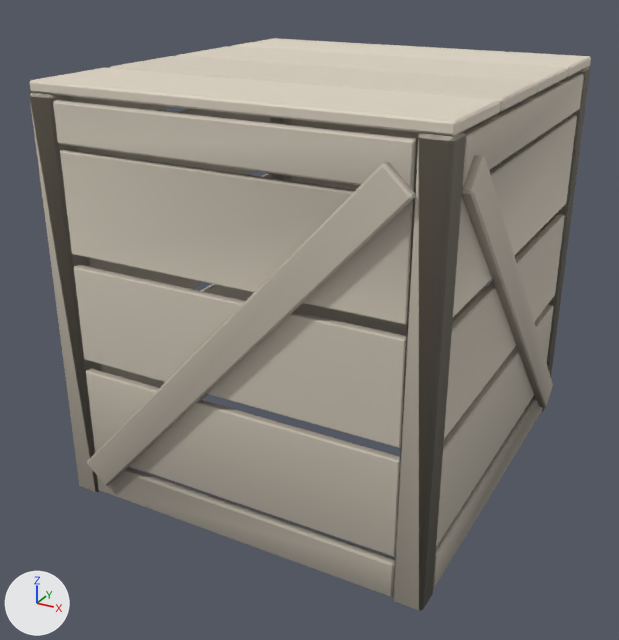
The glTF model godot/art/world/props/crate.glb: old version first, new version second.
Before and after are seen from a 50 mm lens placed at (0.835, -1.635, 1.136), pointed at (-0.026, -0.07, 0.354). Lighting does not change. The marker at lower left points along +X, +Y and +Z. The first picture is the older version. Vertices at exactly the same position are counted once.

Objects in the first picture: 'crate', 'crate_LOD1'.
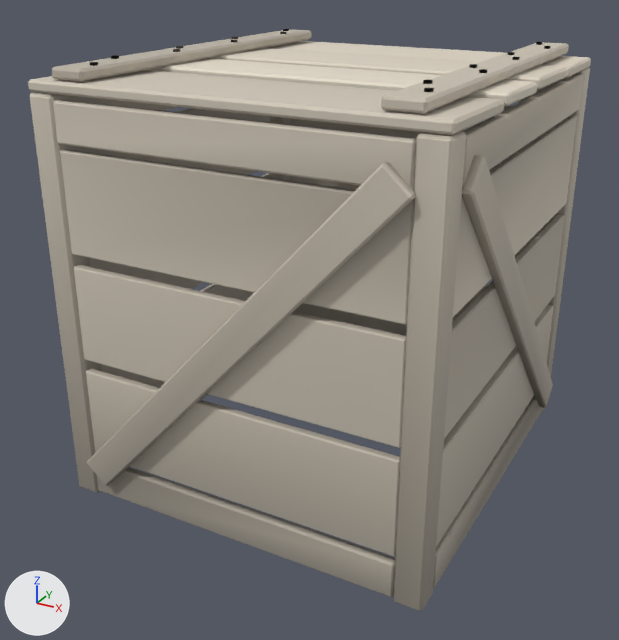
Where the change shows, as pixel boxes [x1, y1, x2, y2] in the pictures (619 x 640 px; the box of a moved part takes in the faces that stretch with it):
'crate', reshaped
    before: [30, 38, 591, 611]
    after: [28, 29, 591, 610]
part 1 of me_crate, added
    after: [52, 29, 311, 82]
part 2 of me_crate, added
    after: [381, 42, 569, 114]
part 3 of me_crate, moved or reshaped
    before: [30, 38, 591, 136]
    after: [28, 41, 591, 135]
part 4 of me_crate, recoloured
    both: [30, 48, 591, 610]
part 5 of me_crate_lod1, rebuilt
    before: [183, 56, 565, 92]
    after: [539, 70, 566, 89]
part 6 of me_crate_lod1, rebuilt
    before: [110, 67, 536, 111]
    after: [507, 83, 536, 105]
part 7 of me_crate_lod1, rebuilt
    before: [230, 46, 590, 71]
    after: [568, 58, 588, 77]
part 8 of me_crate_lod1, rebuilt
    before: [31, 81, 499, 135]
    after: [28, 81, 503, 135]
part 9 of me_crate_lod1, added
    after: [52, 68, 83, 81]
part 10 of me_crate_lod1, added
    after: [381, 97, 428, 113]
part 11 of me_crate_lod1, moved or reshaped
    before: [53, 86, 564, 606]
    after: [30, 67, 589, 611]

What the commit changed:
me_crate is used by ob_crate; location (0.0, 0.0, 0.0).
me_crate had 768 vertices, 1408 faces and spanned x -0.438..0.438, y -0.468..0.468, z 0.0..0.902.
me_crate now has 944 vertices, 1688 faces and spans x -0.438..0.438, y -0.468..0.468, z 0.0..0.933.
me_crate part 1: a new loose piece of 24 vertices spanning x -0.37..-0.295, y -0.435..0.435, z 0.906..0.928, in mat_props.
me_crate part 2: a new loose piece of 24 vertices spanning x 0.295..0.37, y -0.435..0.435, z 0.906..0.928, in mat_props.
me_crate part 3: 94 vertices moved from x -0.42..0.42, y -0.444..0.444, z 0.88..0.902 to x -0.42..0.42, y -0.448..0.448, z 0.877..0.906.
me_crate part 4: 669 kept faces spanning x -0.42..0.42, y -0.468..0.45, z 0.006..0.906 get new vertex colours.
Other edits to the shape of me_crate do not show in these pictures.
me_crate_lod1 is used by ob_crate_lod1; location (0.0, 0.0, 0.0).
me_crate_lod1 had 380 vertices, 632 faces and spanned x -0.436..0.436, y -0.468..0.468, z 0.0..0.9.
me_crate_lod1 now has 479 vertices, 758 faces and spans x -0.436..0.436, y -0.466..0.466, z 0.002..0.933.
me_crate_lod1 part 5: the loose piece of 12 vertices spanning x -0.419..0.419, y 0.006..0.219, z 0.882..0.9 is rebuilt with 16 vertices and now spans x -0.419..0.42, y 0.016..0.223, z 0.881..0.906.
me_crate_lod1 part 6: the loose piece of 12 vertices spanning x -0.419..0.419, y -0.219..-0.006, z 0.882..0.9 is rebuilt with 16 vertices and now spans x -0.419..0.419, y -0.185..-0.005, z 0.881..0.906.
me_crate_lod1 part 7: the loose piece of 12 vertices spanning x -0.419..0.419, y 0.231..0.444, z 0.882..0.9 is rebuilt with 16 vertices and now spans x -0.42..0.42, y 0.245..0.448, z 0.878..0.899.
me_crate_lod1 part 8: the loose piece of 12 vertices spanning x -0.419..0.419, y -0.444..-0.231, z 0.882..0.9 is rebuilt with 16 vertices and now spans x -0.419..0.42, y -0.448..-0.207, z 0.877..0.904.
me_crate_lod1 part 9: a new loose piece of 16 vertices spanning x -0.37..-0.295, y -0.434..0.434, z 0.906..0.928, in mat_props.
me_crate_lod1 part 10: a new loose piece of 16 vertices spanning x 0.295..0.37, y -0.434..0.434, z 0.906..0.928, in mat_props.
me_crate_lod1 part 11: 52 vertices moved from x -0.417..0.419, y -0.466..0.466, z 0.006..0.874 to x -0.418..0.418, y -0.466..0.466, z 0.002..0.878; 84 vertices removed from x -0.42..0.42, y -0.468..0.468, z 0.0..0.88; 31 vertices added at x -0.417..0.417, y -0.445..0.445, z 0.002..0.933.
Other edits to the shape of me_crate_lod1 do not show in these pictures.
